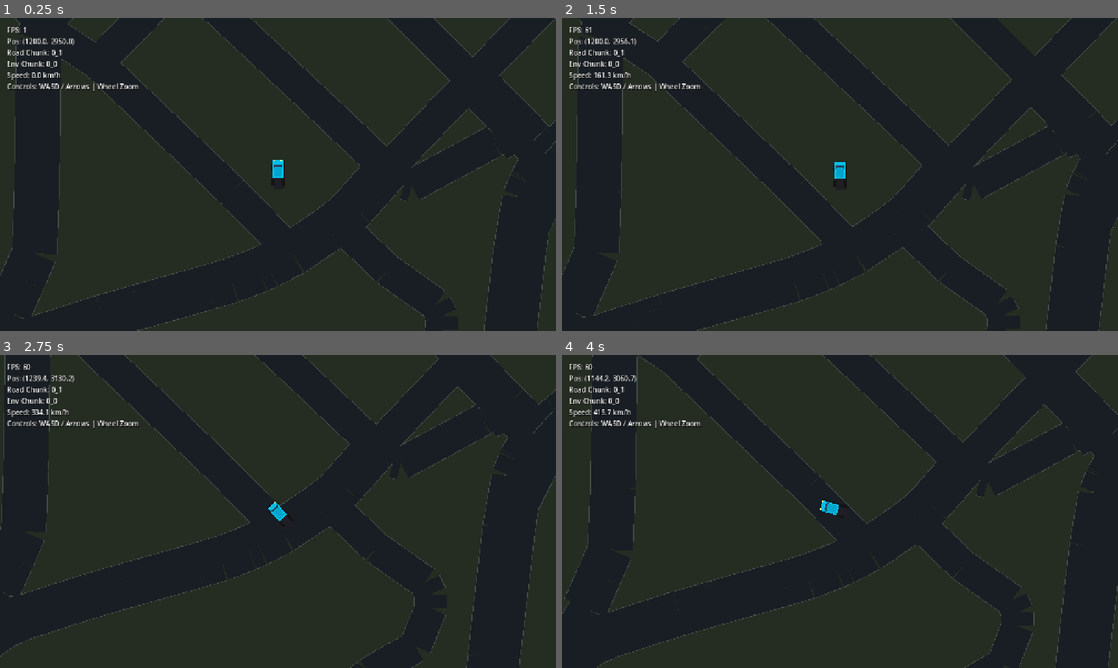
Above: before the commit, frames 1-4 (two rows, left to right).
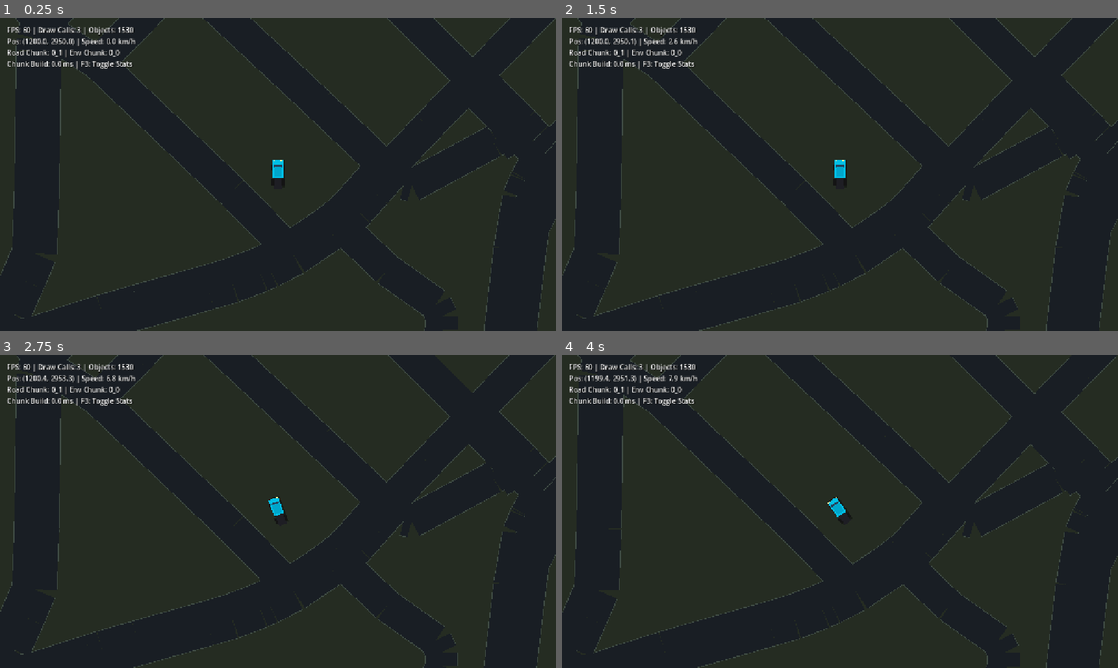
Above: after the commit, the same moments.

Repository: bal1st1k/vibecode-ets2d
Game: Godot game, scene res://scenes/Main.tscn
The game is run twice, just before and just after one commit, with the same random seed, the same clock (stepped at 60 frames per second) and the same inputs.
Inputs (mouse positions are in pixels of both pictures, inside the frame that each line leads up to):
- Up to frame 1 (0.25 s): no input
- Up to frame 2 (1.5 s): tap Enter at 0.5 s; move the mouse to (962, 158) at 0.52 s; hold Right (steer_right) 0.53-1.28 s; click (962, 158) at 0.67 s; tap Space at 1.25 s; move the mouse to (728, 190) at 1.27 s; hold Down (brake_reverse) from 1.28 s (still down)
- Up to frame 3 (2.75 s): move the mouse to (333, 442) at 2.02 s; release Down (brake_reverse) at 2.03 s; hold Right (steer_right) from 2.03 s (still down)
- Up to frame 4 (4 s): move the mouse to (812, 574) at 2.77 s; release Right (steer_right) at 2.78 s; hold Up (accelerate) 2.78-3.53 s; click (812, 574) at 2.92 s; move the mouse to (1006, 558) at 3.52 s; hold Left (steer_left) from 3.53 s (still down)

The runs differ from the first frame. In frame 1, 1.1% of the frame differs, in the area x 1-25%, y 2-24%; in frame 2, 3.2%; in frame 3, 3.8%; in frame 4, 3.9%, in the area x 0-100%, y 0-100%.

Commit message:
perf(godot): mesh-based environment chunks, fix speed units [G-003]

Diff:
--- a/godot/project.godot
+++ b/godot/project.godot
@@ -10,6 +10,10 @@
 config/description="ETS2 2D Simulator in Godot 4"
 run/main_scene="res://scenes/Main.tscn"
 config/features=PackedStringArray("4.7", "GL Compatibility")
+
+[autoload]
+
+Config="*res://scripts/Config.gd"
 
 [display]
 
--- /dev/null
+++ b/godot/scripts/Config.gd
@@ -0,0 +1,4 @@
+extends Node
+
+# Single source of truth for map projection and world scale (1:8 scale: 1 meter = 1.25 world units)
+const MAP_SCALE: float = 1.25
--- a/godot/scripts/EnvWorld.gd
+++ b/godot/scripts/EnvWorld.gd
@@ -12,6 +12,8 @@
 var pending_results: Dictionary = {} # String -> Dictionary (mutex-protected)
 var ready_queue: Array = [] # Array of Dictionary { "key": String, "data": Dictionary }
 var truck_ref: Node2D = null
+
+var last_chunk_build_ms: float = 0.0
 
 var _mutex: Mutex = Mutex.new()
 var _is_exiting: bool = false
@@ -51,52 +53,89 @@
 }
 
 # -------------------------------------------------------------
-# EnvChunk: Single 8192-unit Chunk Node2D (draws ONCE via _draw)
+# Helper: Fast Mesh Builder for 2D Colored Triangles
+# -------------------------------------------------------------
+class MeshBuilder extends RefCounted:
+	var vertices: PackedVector2Array = PackedVector2Array()
+	var colors: PackedColorArray = PackedColorArray()
+	var indices: PackedInt32Array = PackedInt32Array()
+
+	func add_quad(v0: Vector2, v1: Vector2, v2: Vector2, v3: Vector2, col: Color) -> void:
+		var base = vertices.size()
+		vertices.append(v0)
+		vertices.append(v1)
+		vertices.append(v2)
+		vertices.append(v3)
+		colors.append(col)
+		colors.append(col)
+		colors.append(col)
+		colors.append(col)
+		# 2 triangles
+		indices.append(base)
+		indices.append(base + 1)
+		indices.append(base + 2)
+		indices.append(base)
+		indices.append(base + 2)
+		indices.append(base + 3)
+
+	func add_thick_segment(p1: Vector2, p2: Vector2, half_w: float, col: Color) -> void:
+		var d = p1.distance_to(p2)
+		if d < 0.5:
+			return
+		var dir = (p2 - p1) / d
+		var norm = Vector2(-dir.y, dir.x) * half_w
+		add_quad(p1 - norm, p1 + norm, p2 + norm, p2 - norm, col)
+
+	func add_polygon(pts: PackedVector2Array, tris: PackedInt32Array, col: Color) -> void:
+		var base = vertices.size()
+		var n = pts.size()
+		for i in range(n):
+			vertices.append(pts[i])
+			colors.append(col)
+		var num_tris = tris.size() / 3
+		for t in range(num_tris):
+			indices.append(base + tris[t * 3])
+			indices.append(base + tris[t * 3 + 1])
+			indices.append(base + tris[t * 3 + 2])
+
+	func build_mesh() -> ArrayMesh:
+		if vertices.is_empty() or indices.is_empty():
+			return null
+		var surface_array = []
+		surface_array.resize(Mesh.ARRAY_MAX)
+		surface_array[Mesh.ARRAY_VERTEX] = vertices
+		surface_array[Mesh.ARRAY_COLOR] = colors
+		surface_array[Mesh.ARRAY_INDEX] = indices
+
+		var mesh = ArrayMesh.new()
+		mesh.add_surface_from_arrays(Mesh.PRIMITIVE_TRIANGLES, surface_array)
+		return mesh
+
+# -------------------------------------------------------------
+# EnvChunk: Single 8192-unit Chunk Node2D with 1 MeshInstance2D per layer
 # -------------------------------------------------------------
 class EnvChunk extends Node2D:
-	var chunk_rect: Rect2 = Rect2()
-	var land_items: Array = [] # [PackedVector2Array, Color]
-	var water_multiline: PackedVector2Array = PackedVector2Array()
-	var rail_multiline: PackedVector2Array = PackedVector2Array()
-	var rail_sleepers: PackedVector2Array = PackedVector2Array()
-	var building_polys: Array = [] # PackedVector2Array (4 vertices)
-	var building_outlines: PackedVector2Array = PackedVector2Array()
-
-	func set_chunk_data(data: Dictionary) -> void:
-		chunk_rect = data.get("rect", Rect2())
-		land_items = data.get("land", [])
-		water_multiline = data.get("water_multiline", PackedVector2Array())
-		rail_multiline = data.get("rail_multiline", PackedVector2Array())
-		rail_sleepers = data.get("sleepers", PackedVector2Array())
-		building_polys = data.get("bld_polys", [])
-		building_outlines = data.get("bld_outlines", PackedVector2Array())
-		queue_redraw()
-
-	func _draw() -> void:
-		# 1. Background
-		if chunk_rect.size != Vector2.ZERO:
-			draw_rect(chunk_rect, Color(0.145, 0.173, 0.133, 1.0)) # #252c22
-
-		# 2. Land polygons
-		for item in land_items:
-			draw_colored_polygon(item[0], item[1])
-
-		# 3. Water waterways (batched)
-		if water_multiline.size() >= 2:
-			draw_multiline(water_multiline, Color(0.106, 0.157, 0.200, 1.0), 7.0)
-
-		# 4. Railways (batched sleepers + rail lines)
-		if rail_sleepers.size() >= 2:
-			draw_multiline(rail_sleepers, Color(0.20, 0.20, 0.22, 1.0), 2.0)
-		if rail_multiline.size() >= 2:
-			draw_multiline(rail_multiline, Color(0.32, 0.32, 0.34, 1.0), 2.5)
-
-		# 5. Buildings (fill + batched 1px outlines)
-		var bld_fill = Color(0.235, 0.247, 0.255, 1.0)
-		for poly in building_polys:
-			draw_colored_polygon(poly, bld_fill)
-		if building_outlines.size() >= 2:
-			draw_multiline(building_outlines, Color(0.160, 0.169, 0.176, 1.0), 1.0)
+	func set_chunk_meshes(land_m: Mesh, water_m: Mesh, rail_m: Mesh, bld_m: Mesh) -> void:
+		if land_m:
+			var mi = MeshInstance2D.new()
+			mi.name = "Land"
+			mi.mesh = land_m
+			add_child(mi)
+		if water_m:
+			var mi = MeshInstance2D.new()
+			mi.name = "Water"
+			mi.mesh = water_m
+			add_child(mi)
+		if rail_m:
+			var mi = MeshInstance2D.new()
+			mi.name = "Rail"
+			mi.mesh = rail_m
+			add_child(mi)
+		if bld_m:
+			var mi = MeshInstance2D.new()
+			mi.name = "Buildings"
+			mi.mesh = bld_m
+			add_child(mi)
 
 # -------------------------------------------------------------
 # EnvWorld Lifecycle & Streaming
@@ -155,6 +194,13 @@
 		if cam:
 			cam_pos = cam.global_position
 
+	# Check zoom level: hide environment at high distance zoom out
+	var cam = get_viewport().get_camera_2d()
+	if cam:
+		var zoomed_out = cam.zoom.x < 0.35
+		if visible == zoomed_out:
+			visible = not zoomed_out
+
 	var center_cx: int = int(floor(cam_pos.x / chunk_size))
 	var center_cy: int = int(floor(cam_pos.y / chunk_size))
 
@@ -180,6 +226,8 @@
 		_mutex.unlock()
 
 		if res and not res.is_empty():
+			if "build_ms" in res:
+				last_chunk_build_ms = res["build_ms"]
 			ready_queue.append({ "key": k, "data": res })
 
 func _spawn_pending_chunk() -> void:
@@ -195,9 +243,15 @@
 		var coords = _parse_key(k)
 		if abs(coords.x - center_cx) <= UNLOAD_RADIUS and abs(coords.y - center_cy) <= UNLOAD_RADIUS:
 			if not active_chunks.has(k):
+				var data = item["data"]
 				var chunk_node = EnvChunk.new()
 				chunk_node.name = "EnvChunk_" + k
-				chunk_node.set_chunk_data(item["data"])
+				chunk_node.set_chunk_meshes(
+					data.get("land_mesh", null),
+					data.get("water_mesh", null),
+					data.get("rail_mesh", null),
+					data.get("buildings_mesh", null)
+				)
 				add_child(chunk_node)
 				active_chunks[k] = chunk_node
 				break # At most 1 chunk instantiated per frame!
@@ -249,9 +303,10 @@
 	return Vector2i.ZERO
 
 # -------------------------------------------------------------
-# Background Worker Task: Read file, parse JSON, prepare structures
+# Background Worker Task: Read file, parse JSON, build 4 Layer Meshes
 # -------------------------------------------------------------
 func _worker_load_chunk(key: String, file_path: String) -> void:
+	var t_start = Time.get_ticks_usec()
 	var coords = _parse_key(key)
 	var cx: int = coords.x
 	var cy: int = coords.y
@@ -277,10 +332,18 @@
 		_store_worker_result(key, result)
 		return
 
-	# 1. Chunk rect
-	result["rect"] = Rect2(float(cx) * CHUNK_SIZE, float(cy) * CHUNK_SIZE, CHUNK_SIZE, CHUNK_SIZE)
-
-	# 2. Land polygons
+	# 1. Background + Land Mesh
+	var land_builder = MeshBuilder.new()
+	var ox: float = float(cx) * CHUNK_SIZE
+	var oy: float = float(cy) * CHUNK_SIZE
+	land_builder.add_quad(
+		Vector2(ox, oy),
+		Vector2(ox + CHUNK_SIZE, oy),
+		Vector2(ox + CHUNK_SIZE, oy + CHUNK_SIZE),
+		Vector2(ox, oy + CHUNK_SIZE),
+		Color(0.145, 0.173, 0.133, 1.0) # #252c22 background
+	)
+
 	var raw_land = data.get("land", [])
 	raw_land.sort_custom(func(a, b):
 		var pA = LAND_PRIORITY.get(int(a[0]), 99)
@@ -288,7 +351,6 @@
 		return pA < pB
 	)
 
-	var land_items: Array = []
 	for entry in raw_land:
 		if entry.size() < 2:
 			continue
@@ -298,37 +360,55 @@
 		if n < 3:
 			continue
 
+		# Bounding box filter for small degenerate polygons
+		var min_x: float = INF
+		var max_x: float = -INF
+		var min_y: float = INF
+		var max_y: float = -INF
 		var pts: PackedVector2Array = PackedVector2Array()
 		pts.resize(n)
 		for i in range(n):
-			pts[i] = Vector2(float(flat[i * 2]), float(flat[i * 2 + 1]))
+			var px = float(flat[i * 2])
+			var py = float(flat[i * 2 + 1])
+			pts[i] = Vector2(px, py)
+			if px < min_x: min_x = px
+			if px > max_x: max_x = px
+			if py < min_y: min_y = py
+			if py > max_y: max_y = py
+
+		if (max_x - min_x) * (max_y - min_y) < 150.0:
+			continue # Skip micro-slivers
 
 		var tris = Geometry2D.triangulate_polygon(pts)
 		if tris.is_empty():
-			continue # Safely skip untriangulable polygon
+			continue
 
 		var col = LAND_COLORS.get(type_code, Color(0.145, 0.173, 0.133, 1.0))
-		land_items.append([pts, col])
-
-	result["land"] = land_items
-
-	# 3. Waterways (batched into multiline)
+		land_builder.add_polygon(pts, tris, col)
+
+	result["land_mesh"] = land_builder.build_mesh()
+
+	# 2. Water Mesh (thick 7.0 px quads)
+	var water_builder = MeshBuilder.new()
 	var raw_water = data.get("water", [])
-	var water_multiline: PackedVector2Array = PackedVector2Array()
+	var water_col = Color(0.106, 0.157, 0.200, 1.0) # #1b2833
 	for flat in raw_water:
 		var n: int = flat.size() / 2
 		if n < 2:
 			continue
 		for i in range(n - 1):
-			water_multiline.append(Vector2(float(flat[i * 2]), float(flat[i * 2 + 1])))
-			water_multiline.append(Vector2(float(flat[(i + 1) * 2]), float(flat[(i + 1) * 2 + 1])))
-
-	result["water_multiline"] = water_multiline
-
-	# 4. Railways (batched lines + sleepers)
+			var p1 = Vector2(float(flat[i * 2]), float(flat[i * 2 + 1]))
+			var p2 = Vector2(float(flat[(i + 1) * 2]), float(flat[(i + 1) * 2 + 1]))
+			water_builder.add_thick_segment(p1, p2, 3.5, water_col)
+
+	result["water_mesh"] = water_builder.build_mesh()
+
+	# 3. Rail Mesh (lines + sleepers as quads)
+	var rail_builder = MeshBuilder.new()
 	var raw_rail = data.get("rail", [])
-	var rail_multiline: PackedVector2Array = PackedVector2Array()
-	var rail_sleepers: PackedVector2Array = PackedVector2Array()
+	var rail_col = Color(0.32, 0.32, 0.34, 1.0)
+	var sleeper_col = Color(0.20, 0.20, 0.22, 1.0)
+
 	for flat in raw_rail:
 		var n: int = flat.size() / 2
 		if n < 2:
@@ -336,8 +416,7 @@
 		for i in range(n - 1):
 			var p1 = Vector2(float(flat[i * 2]), float(flat[i * 2 + 1]))
 			var p2 = Vector2(float(flat[(i + 1) * 2]), float(flat[(i + 1) * 2 + 1]))
-			rail_multiline.append(p1)
-			rail_multiline.append(p2)
+			rail_builder.add_thick_segment(p1, p2, 1.25, rail_col)
 
 			var d = p1.distance_to(p2)
 			if d < 1.0:
@@ -347,17 +426,17 @@
 			var s: float = 0.0
 			while s <= d:
 				var mid = p1 + dir * s
-				rail_sleepers.append(mid - norm)
-				rail_sleepers.append(mid + norm)
+				rail_builder.add_thick_segment(mid - norm, mid + norm, 1.0, sleeper_col)
 				s += 16.0
 
-	result["rail_multiline"] = rail_multiline
-	result["sleepers"] = rail_sleepers
-
-	# 5. Buildings (fill polygons + batched multiline outlines)
+	result["rail_mesh"] = rail_builder.build_mesh()
+
+	# 4. Buildings Mesh (fills + 1px outlines as quads)
+	var bld_builder = MeshBuilder.new()
 	var raw_bld = data.get("buildings", [])
-	var bld_polys: Array = []
-	var bld_outlines: PackedVector2Array = PackedVector2Array()
+	var bld_fill = Color(0.235, 0.247, 0.255, 1.0)
+	var bld_out = Color(0.160, 0.169, 0.176, 1.0)
+
 	for b in raw_bld:
 		if b.size() < 5:
 			continue
@@ -365,6 +444,11 @@
 		var bcy: float = float(b[1])
 		var bw: float = float(b[2])
 		var bh: float = float(b[3])
+
+		# Skip tiny buildings (< 180 area or min dim < 6)
+		if bw * bh < 180.0 or bw < 6.0 or bh < 6.0:
+			continue
+
 		var angle: float = float(b[4])
 		var hw: float = bw * 0.5
 		var hh: float = bh * 0.5
@@ -376,20 +460,17 @@
 		var p3 = Vector2(bcx + hw * cos_a - hh * sin_a, bcy + hw * sin_a + hh * cos_a)
 		var p4 = Vector2(bcx - hw * cos_a - hh * sin_a, bcy - hw * sin_a + hh * cos_a)
 
-		bld_polys.append(PackedVector2Array([p1, p2, p3, p4]))
-
-		# Outline segments
-		bld_outlines.append(p1)
-		bld_outlines.append(p2)
-		bld_outlines.append(p2)
-		bld_outlines.append(p3)
-		bld_outlines.append(p3)
-		bld_outlines.append(p4)
-		bld_outlines.append(p4)
-		bld_outlines.append(p1)
-
-	result["bld_polys"] = bld_polys
-	result["bld_outlines"] = bld_outlines
+		bld_builder.add_quad(p1, p2, p3, p4, bld_fill)
+
+		# 1px outline
+		bld_builder.add_thick_segment(p1, p2, 0.5, bld_out)
+		bld_builder.add_thick_segment(p2, p3, 0.5, bld_out)
+		bld_builder.add_thick_segment(p3, p4, 0.5, bld_out)
+		bld_builder.add_thick_segment(p4, p1, 0.5, bld_out)
+
+	result["buildings_mesh"] = bld_builder.build_mesh()
+
+	result["build_ms"] = (Time.get_ticks_usec() - t_start) / 1000.0
 
 	_store_worker_result(key, result)
 
--- a/godot/scripts/Main.gd
+++ b/godot/scripts/Main.gd
@@ -11,6 +11,8 @@
 var screenshot_target: String = "assets/screenshots/godot-chisinau.png"
 var screenshot_frames: int = 120 # wait frames for chunks to stream and steady-state FPS
 var fps_samples: Array = []
+var draw_call_samples: Array = []
+var show_f3_perf: bool = true
 
 func _ready() -> void:
 	if env_world and truck:
@@ -57,22 +59,44 @@
 		elif arg == "--screenshot":
 			should_screenshot = true
 
-func _process(_delta: float) -> void:
+func _unhandled_input(event: InputEvent) -> void:
+	if event is InputEventKey and event.pressed and not event.echo:
+		if event.keycode == KEY_F3:
+			show_f3_perf = not show_f3_perf
+
+func _process(delta: float) -> void:
 	frame_counter += 1
-	var current_fps = Engine.get_frames_per_second()
-	if frame_counter > 40:
+	var current_fps = int(round(1.0 / max(0.0001, delta)))
+	var draw_calls = Performance.get_monitor(Performance.RENDER_TOTAL_DRAW_CALLS_IN_FRAME)
+	var objects_count = Performance.get_monitor(Performance.RENDER_TOTAL_OBJECTS_IN_FRAME)
+
+	# Sample steady state after first 30 setup frames
+	if frame_counter > 30:
 		fps_samples.append(current_fps)
+		draw_call_samples.append(draw_calls)
 
 	if debug_label:
 		var pos = truck.global_position if truck else Vector2.ZERO
 		var speed_kmh = 0.0
 		if truck and "current_speed" in truck:
-			speed_kmh = abs(truck.current_speed / 1.25) * 3.6
+			speed_kmh = (abs(truck.current_speed) / Config.MAP_SCALE) * 3.6
 		var cx = int(floor(pos.x / 2048.0))
 		var cy = int(floor(pos.y / 2048.0))
 		var ecx = int(floor(pos.x / 8192.0))
 		var ecy = int(floor(pos.y / 8192.0))
-		debug_label.text = "FPS: %d\nPos: (%.1f, %.1f)\nRoad Chunk: %d_%d\nEnv Chunk: %d_%d\nSpeed: %.1f km/h\nControls: WASD / Arrows | Wheel Zoom" % [current_fps, pos.x, pos.y, cx, cy, ecx, ecy, speed_kmh]
+		var build_ms = env_world.last_chunk_build_ms if env_world else 0.0
+
+		if show_f3_perf:
+			debug_label.text = "FPS: %d | Draw Calls: %d | Objects: %d\nPos: (%.1f, %.1f) | Speed: %.1f km/h\nRoad Chunk: %d_%d | Env Chunk: %d_%d\nChunk Build: %.1f ms | F3: Toggle Stats" % [
+				current_fps, draw_calls, objects_count,
+				pos.x, pos.y, speed_kmh,
+				cx, cy, ecx, ecy,
+				build_ms
+			]
+		else:
+			debug_label.text = "FPS: %d | Speed: %.1f km/h | Pos: (%.1f, %.1f) | F3: Stats" % [
+				current_fps, speed_kmh, pos.x, pos.y
+			]
 
 	if should_screenshot and not screenshot_taken and frame_counter >= screenshot_frames:
 		screenshot_taken = true
@@ -85,7 +109,15 @@
 				if f < min_fps: min_fps = f
 				if f > max_fps: max_fps = f
 			var avg_fps = sum_fps / fps_samples.size()
-			print("[Main] Measured FPS over %d frames: %.1f (min: %d, max: %d)" % [fps_samples.size(), avg_fps, min_fps, max_fps])
+
+			var sum_dc = 0.0
+			for dc in draw_call_samples:
+				sum_dc += dc
+			var avg_dc = sum_dc / max(1, draw_call_samples.size())
+
+			print("[Main] Measured over %d frames: FPS %.1f (min: %d, max: %d) | Draw Calls: %.0f | Chunk Build: %.1f ms" % [
+				fps_samples.size(), avg_fps, min_fps, max_fps, avg_dc, env_world.last_chunk_build_ms if env_world else 0.0
+			])
 		take_screenshot(screenshot_target)
 
 func take_screenshot(target_path: String) -> void:
--- a/godot/scripts/Truck.gd
+++ b/godot/scripts/Truck.gd
@@ -1,14 +1,15 @@
 extends CharacterBody2D
 
-# 2D Top-Down Truck Physics
-@export var max_forward_speed: float = 750.0 # ~90 km/h in world units (1.25 px/m)
-@export var max_reverse_speed: float = 200.0
-@export var acceleration: float = 350.0
-@export var braking: float = 600.0
-@export var friction: float = 120.0
+# 2D Top-Down Truck Physics (Realistic European Semi-Truck scaled by Config.MAP_SCALE)
+# 90 km/h = 25.0 m/s = 31.25 world units/s at 1.25 units/m
+@export var max_forward_speed: float = (90.0 / 3.6) * Config.MAP_SCALE # 31.25 units/s (~90 km/h)
+@export var max_reverse_speed: float = (20.0 / 3.6) * Config.MAP_SCALE # 6.94 units/s (~20 km/h)
+@export var acceleration: float = (90.0 / 3.6 / 5.5) * Config.MAP_SCALE # ~5.68 units/s² (0-90 km/h in 5.5s)
+@export var braking: float = (90.0 / 3.6 / 2.0) * Config.MAP_SCALE # ~15.62 units/s² (90-0 km/h in 2.0s)
+@export var friction: float = 1.2 * Config.MAP_SCALE # ~1.5 units/s² (rolling resistance)
 @export var steer_speed: float = 2.0 # rad/s max steering
 
-var current_speed: float = 0.0 # scalar speed along facing direction
+var current_speed: float = 0.0 # scalar speed along facing direction in world units/s
 
 @onready var camera: Camera2D = $Camera2D
 
@@ -46,8 +47,8 @@
 		current_speed = move_toward(current_speed, 0.0, friction * delta)
 
 	# Steering depends on motion
-	if abs(current_speed) > 5.0:
-		var speed_factor = clamp(abs(current_speed) / 300.0, 0.25, 1.0)
+	if abs(current_speed) > 0.5:
+		var speed_factor = clamp(abs(current_speed) / 12.0, 0.25, 1.0)
 		var dir_factor = 1.0 if current_speed >= 0.0 else -1.0
 		rotation += steer_input * steer_speed * speed_factor * dir_factor * delta
 
Not shown, changed: TASKS.md
